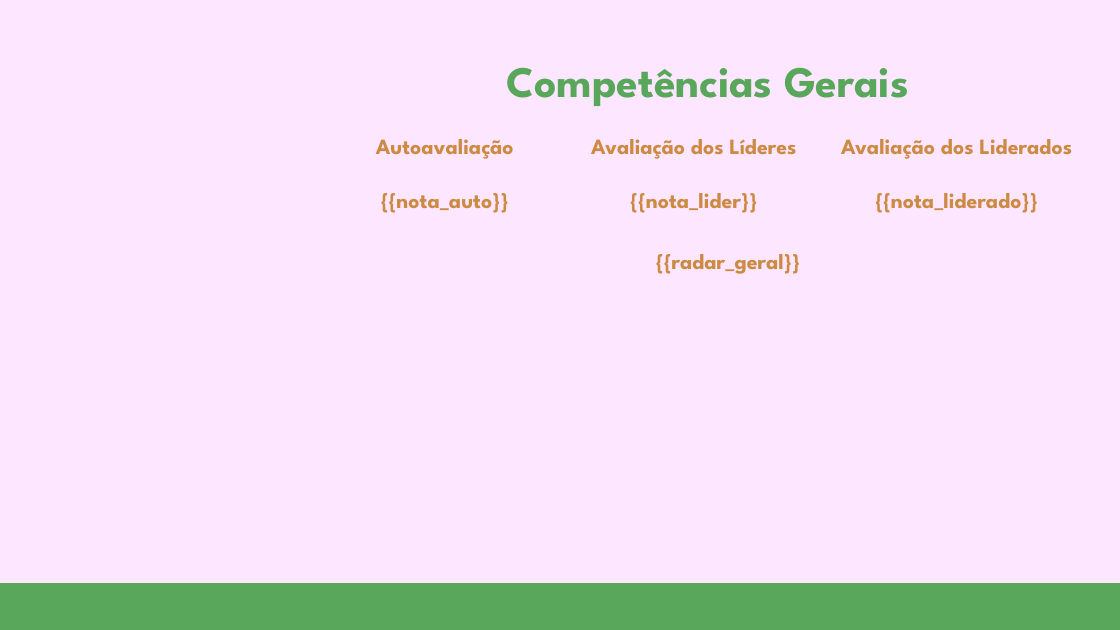
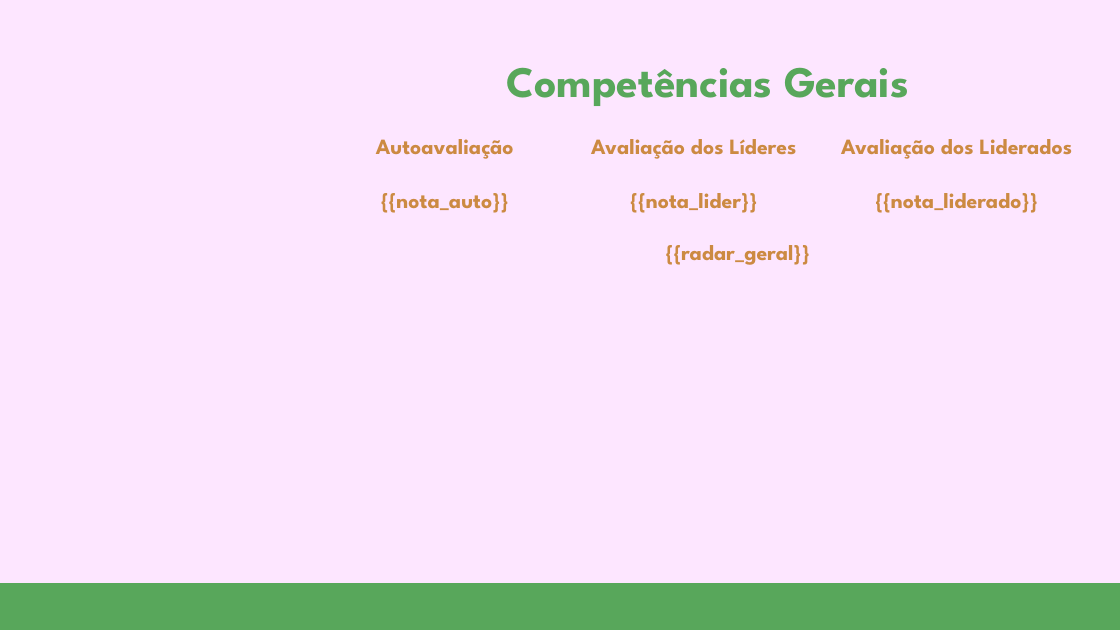
Before and after one commit to hugobovareto/Avaliacao-de-Desempenho-2025, a slide deck: slide 2 of templates/[GARN] Modelo de apresentação de slides.pptx. Drawn at 1120x630 pixels with LibreOffice and Linux fonts; fonts in the diff are those of the drawing; background and template pictures are left out. Boxes give left, top, right and bottom in pixels: in the first picture for what was removed or moved away, otherwise in the second. Text is boxed around its words. In the diff, an @@ line names an element or a change of style, - is before the commit and + after.

Commit message:
Correção dos gráficos de radar: posição das labels e legenda

```diff
--- a/templates/[GARN] Modelo de apresentação de slides.pptx
+++ b/templates/[GARN] Modelo de apresentação de slides.pptx
@@ text "{{radar_geral}}" moved from (x1=656, y1=254, x2=801, y2=274) to (x1=665, y1=245, x2=810, y2=265) @@
```
Also in this commit, not shown: 1 other slide changed, 2 other files.
